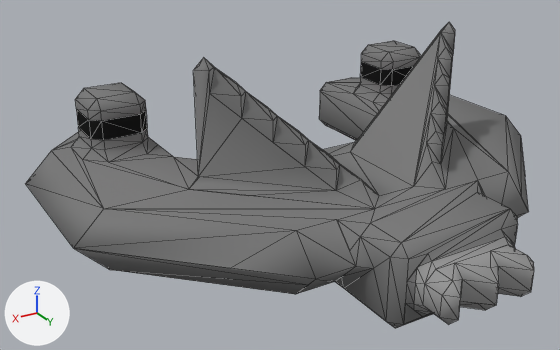
The OBJ model src/jsMain/resources/meshes/felinae-1-oncilla-class.obj, before and after one commit.
Both versions are drawn from a 50 mm camera at (21.0, 29.8, -16.0) aimed at (2.7, -0.8, -31.2). Arrows for +X, +Y and +Z are at lower left; the lights stay in place. Mesh edges are drawn as thin lines. Where no turn or scale is listed for an object, it has been applied to the vertices.

Names of what the first picture shows: 'felinae-1-oncilla-class'.
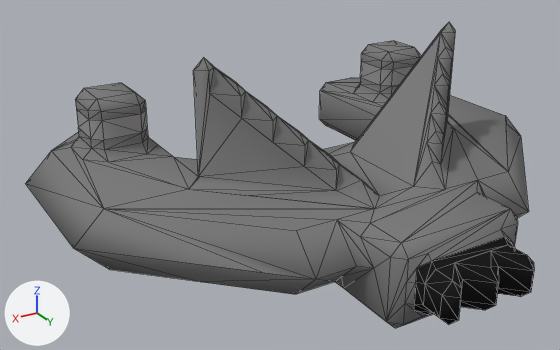
The newer file is also turned or shifted as a whole; pictures and numbers use the older file's frame.

Location of each change, (x1, y1, x2, y2) in pixels of the pictures (560 x 350 px; the box of a moved part takes in the faces that stretch with it):
part 1 of me_felinae_1_oncilla_class, moved or reshaped
    both: (74, 33, 529, 324)
part 2 of me_felinae_1_oncilla_class, surface changed
    both: (76, 62, 534, 325)

What the commit changed:
me_felinae_1_oncilla_class is used by ob_felinae_1_oncilla_class; location (0.0, 0.0, 0.0).
me_felinae_1_oncilla_class had 344 vertices, 649 faces and spanned x -13.5..13.5, y -11.5..11.5, z -34.5..-24.5.
me_felinae_1_oncilla_class now has 343 vertices, 650 faces and spans x -13.5..13.5, y -11.5..11.5, z -34.5..-24.5.
Part 1, on me_felinae_1_oncilla_class:
5 vertices are removed from x -6.5..8.5, y 1.0..11.0, z -33.0..-26.0.
96 faces are deleted.
2 vertices move from x -9.0..6.0, y 4.5..7.0, z -32.5..-32.0 to x -7.5..9.0, y 3.0..6.0, z -33.5..-32.0.
4 vertices are added at (7.5, 6.0, -32.0), (-11.0, 1.0, -30.5), (-5.5, 2.0, -27.0), (1.5, 11.0, -32.0).
97 new faces join them.
me_felinae_1_oncilla_class part 2: 92 kept faces spanning x -10.5..10.5, y -11.5..11.5, z -33.7..-28.5 get new texture (UV) coordinates.
